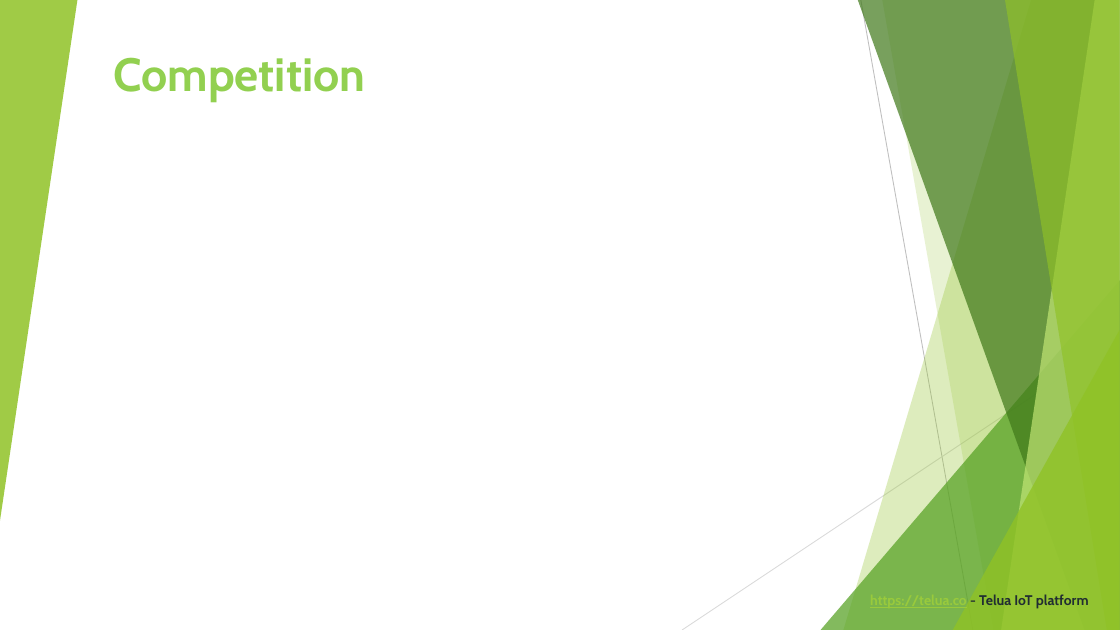
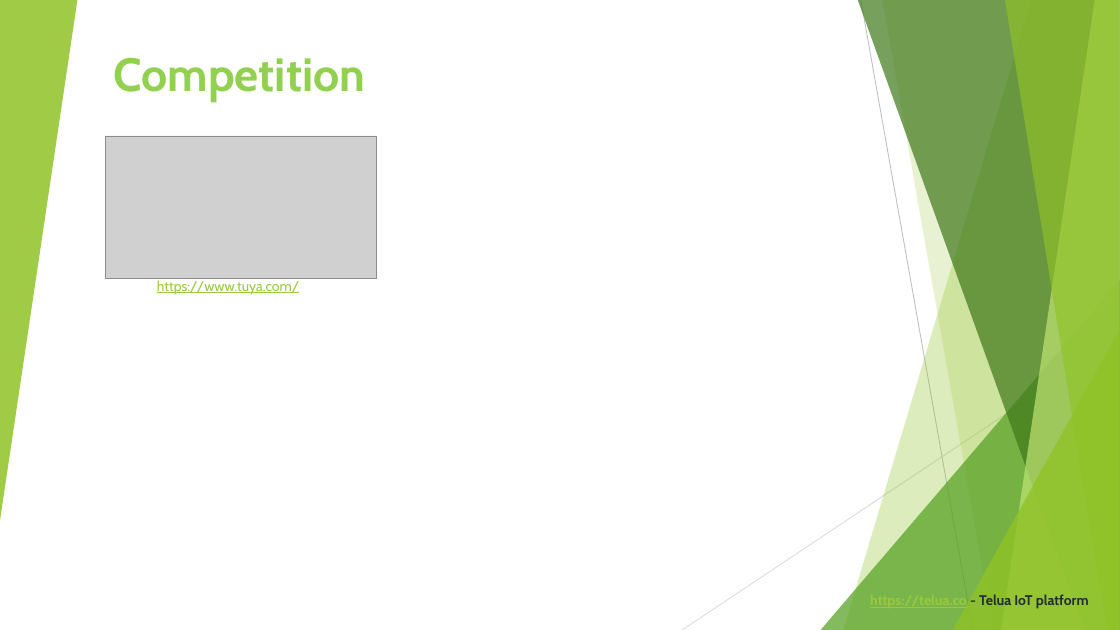
Before and after one commit to letrthong/telua_esp32_sensor, a slide deck: slide 9 of esp32_hardware/Telua_Pitch_Deck.pptx (slide 8 before the commit). Drawn at 1120x630 pixels with LibreOffice and Linux fonts; fonts in the diff are those of the drawing; grey boxes stand for pictures. Boxes give left, top, right and bottom in pixels: in the first picture for what was removed or moved away, otherwise in the second. Text is boxed around its words. In the diff, an @@ line names an element or a change of style, - is before the commit and + after.

```diff
--- a/esp32_hardware/Telua_Pitch_Deck.pptx
+++ b/esp32_hardware/Telua_Pitch_Deck.pptx
@@ picture added at box(106, 136, 377, 279) @@
@@ text added at box(157, 280, 299, 295), 12 pt, text #99CA3C, underline @@
+https://www.tuya.com/
```
Also in this commit, not shown: 7 other slides changed, 1 slide added, 1 slide removed, 1 other file.
